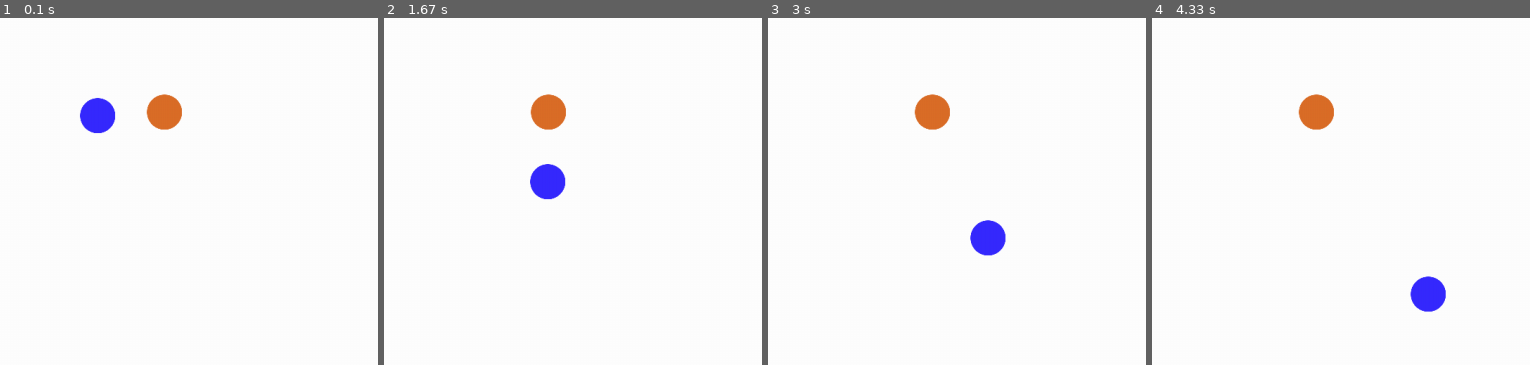
Above: before the commit, frames 1-4 (left to right).
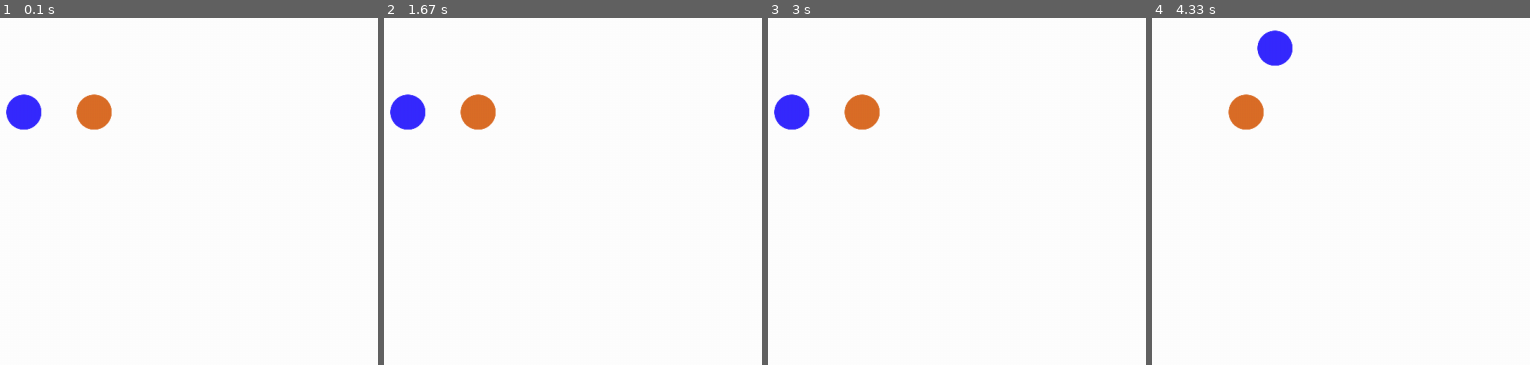
Above: after the commit, the same moments.

Repository: en0chC/Never-Ending-Circles
Game: pygame game, started from __main__.py
Same seed, same stepped clock (60 frames per second), same inputs: the game is played once before the commit and once after it.
Inputs:
- Up to frame 1 (0.1 s): no input
- Up to frame 2 (1.67 s): no input
- Up to frame 3 (3 s): no input
- Up to frame 4 (4.33 s): no input

The runs differ from the first frame. In frame 1, 2.5% of the frame differs, in the area x 1-49%, y 21-34%; in frame 2, 3.1%, in the area x 1-49%, y 21-53%; in frame 3, 3.1%; in frame 4, 3.1%.

Commit message:
Completed circular motion

Diff:
--- a/game.py
+++ b/game.py
@@ -11,6 +11,7 @@
 """
 #------------------------------------------------------------------------------
 from sys import exit # Used to exit the game
+from time import sleep # Used for counting down the start of the game
 #------------------------------------------------------------------------------
 import pygame
 #------------------------------------------------------------------------------
@@ -33,10 +34,12 @@
         # Initialize the clock
         self.clock = pygame.time.Clock()
         self.FPS = 60
-        # Set up player group
+        # Set up players and player group
         self.player = pygame.sprite.Group()
-        self.player.add(Player("Blue", "Move", self.monitorSize))
-        self.player.add(Player("Orange", "Fixed", self.monitorSize))
+        self.player.add(Player("Blue", self.monitorSize, self.FPS, 1))
+        self.player.add(Player("Orange", self.monitorSize, self.FPS, 1))
+        # Set up game state
+        self.gameState = "Countdown"
 
     def mainLoop(self):
         while True:
@@ -51,14 +54,22 @@
                         pygame.quit()
                         exit()
 
-            # Player movement
-            # Get blue and orange circles
-            blue = self.player.sprites()[0]
-            orange = self.player.sprites()[1]
-
-            # Draw players onto screen
-            self.player.draw(self.screen)
-            self.player.update()
+            # Game is running
+            if self.gameState == "Running":
+                # Draw players onto screen
+                self.player.draw(self.screen)
+                self.player.update()
+                # Update the center of circular motion of both circles
+                self.player.sprites()[0].updateCircMotionCenter(
+                    self.player.sprites()[1])
+                self.player.sprites()[1].updateCircMotionCenter(
+                    self.player.sprites()[0])
+            # Countdown before the game starts
+            elif self.gameState == "Countdown":
+                self.player.draw(self.screen)
+                pygame.display.update()
+                sleep(3)
+                self.gameState = "Running"
 
             pygame.display.update()
             self.clock.tick(self.FPS)
--- a/player.py
+++ b/player.py
@@ -6,33 +6,63 @@
 # version = '1.0'
 #------------------------------------------------------------------------------
 """
-This module contains the player sprite.
+This module contains the player sprite. The player class takes type,
+windowSize, FPS and RPS as parameters. Type determines whether it is the blue
+or red circle, windowSize is the size of the display window, FPS is the frames
+per second and RPS is the rotations per second
 """
+#------------------------------------------------------------------------------
+import math # Used for circular motion of circles
 #------------------------------------------------------------------------------
 import pygame
 
 class Player(pygame.sprite.Sprite):
-    def __init__(self, type, movementState, windowSize):
+    def __init__(self, type, windowSize, FPS, RPS):
         super().__init__()
         self.type = type
-        # Circle is either fixed in place or moving in a circle
-        self.moveState = movementState
-        # Set up blue or orange circle image and rect
+        # (2*math.pi)/FPS to make full rotation in 1 second
+        self.rotationPerSecond = ((2*math.pi)/(FPS)) * RPS
+
+        # Set up blue or orange circle image, rect, moveState, angle and
+        # center of circular motion
         if type == "Blue":
             self.image = pygame.image.load("assets/images/blue_circle.png")
             self.image = pygame.transform.scale(self.image, (50, 50))
             self.rect = self.image.get_rect(
-                center=(windowSize[0] // 2, windowSize[1] // 2))
+                center=(windowSize[0] // 2 - 100, windowSize[1] // 2))
+            self.moveState = "Move"
+            self.angle = (3/2)*math.pi
+            self.circMotionCenter = \
+                (windowSize[0] // 2, windowSize[1] // 2)
         else:
             self.image = pygame.image.load("assets/images/orange_circle.png")
             self.image = pygame.transform.scale(self.image, (50, 50))
             self.rect = self.image.get_rect(
-                center=(windowSize[0] // 2 + 100, windowSize[1] // 2))
+                center=(windowSize[0] // 2, windowSize[1] // 2))
+            self.moveState = "Fixed"
+            self.angle = (1/2)*math.pi
+            self.circMotionCenter = \
+                (windowSize[0] // 2 - 100, windowSize[1] // 2)
+
+
 
     def move(self):
         if self.moveState == "Move":
-            self.rect.x += 1
-            self.rect.y += 1
+            radius = 100
+            self.angle -= self.rotationPerSecond
+            if self.angle < 0:
+                self.angle = 2*math.pi
+            else:
+                # Circular motion
+                self.rect.center = \
+                (self.circMotionCenter[0] + (radius * math.sin(self.angle)),
+                self.circMotionCenter[1] + (radius * math.cos(self.angle)))
+
+    # Set the center of circular motion to the center of the other circle
+    def updateCircMotionCenter(self, otherCircle):
+        self.circMotionCenter = otherCircle.rect.center
+
+
 
     def update(self):
         self.move()
Not shown, changed: PROJECT_NOTES.md
